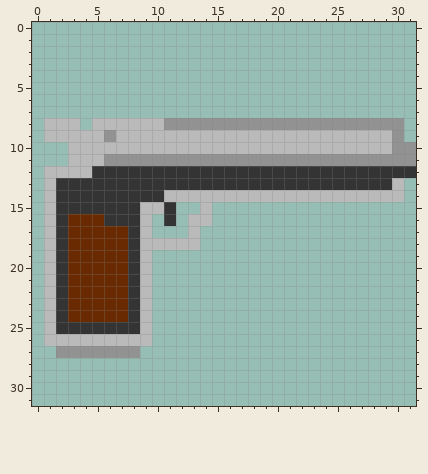
One commit to this pixel-art sprite: Assets/Art/Sprites/Weapons/CharacterPistol/Pistol.png. The first picture shows the starting point.
The file is 32x32 pixels.
And afterwards:
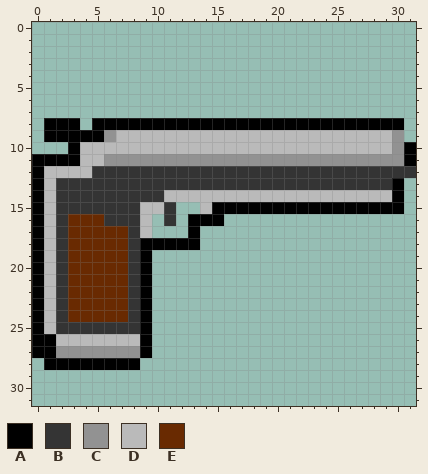
Palette (. is transparent): A #000000  B #343434  C #929292  D #bababa  E #692a01
Difference:
{"y":8,"x":1,"old":"DDD","new":"AAA"}
{"y":8,"x":5,"old":"DDDDDDCCCCCCCCCCCCCCCCCCCC","new":"AAAAAAAAAAAAAAAAAAAAAAAAAA"}
{"y":9,"x":1,"old":"DDDDD","new":"AAAAA"}
{"y":10,"x":3,"old":"D","new":"A"}
{"y":10,"x":31,"old":"C","new":"A"}
{"y":11,"x":0,"old":"...D","new":"AAAA"}
{"y":11,"x":31,"old":"C","new":"A"}
{"y":12,"x":0,"old":".","new":"A"}
{"y":13,"x":0,"old":".","new":"A"}
{"y":13,"x":30,"old":"D","new":"A"}
{"y":14,"x":0,"old":".","new":"A"}
{"y":14,"x":30,"old":"D","new":"A"}
{"y":15,"x":0,"old":".","new":"A"}
{"y":15,"x":15,"old":"................","new":"AAAAAAAAAAAAAAAA"}
{"y":16,"x":0,"old":".","new":"A"}
{"y":16,"x":13,"old":"DD.","new":"AAA"}
{"y":17,"x":0,"old":".","new":"A"}
{"y":17,"x":13,"old":"D","new":"A"}
{"y":18,"x":0,"old":".","new":"A"}
{"y":18,"x":9,"old":"DDDDD","new":"AAAAA"}
{"y":19,"x":0,"old":".","new":"A"}
{"y":19,"x":9,"old":"D","new":"A"}
{"y":20,"x":0,"old":".","new":"A"}
{"y":20,"x":9,"old":"D","new":"A"}
{"y":21,"x":0,"old":".","new":"A"}
{"y":21,"x":9,"old":"D","new":"A"}
{"y":22,"x":0,"old":".","new":"A"}
{"y":22,"x":9,"old":"D","new":"A"}
{"y":23,"x":0,"old":".","new":"A"}
{"y":23,"x":9,"old":"D","new":"A"}
{"y":24,"x":0,"old":".","new":"A"}
{"y":24,"x":9,"old":"D","new":"A"}
{"y":25,"x":0,"old":".","new":"A"}
{"y":25,"x":9,"old":"D","new":"A"}
{"y":26,"x":0,"old":".D","new":"AA"}
{"y":26,"x":9,"old":"D","new":"A"}
{"y":27,"x":0,"old":"..","new":"AA"}
{"y":27,"x":9,"old":".","new":"A"}
{"y":28,"x":1,"old":"........","new":"AAAAAAAA"}
